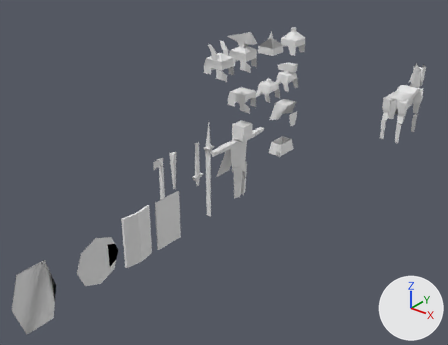
One commit to the FBX model Assets/RomeVsBarbarians2/Models/OptimizedUnitHorhse_v3.fbx: the scene before it, then after it.
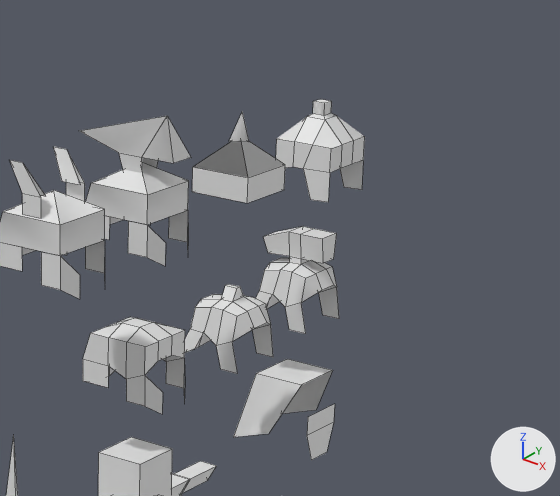
There are two pictures of each version: one whole from a 50 mm lens placed at (7.51, -7.84, 6.65), pointed at (0.08, 1.44, 0.89), one close up on the part from 46% to 80% of the width and 0% to 40% of the height. Every picture has the same lights, and +X, +Y and +Z are marked at lower right. The first two pictures are the older version. The close-ups show mesh edges as thin lines. Where no turn or scale is listed for an object, it has been applied to the vertices.
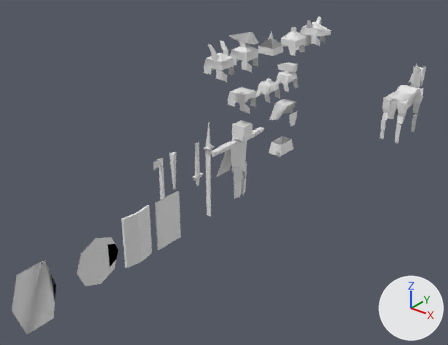
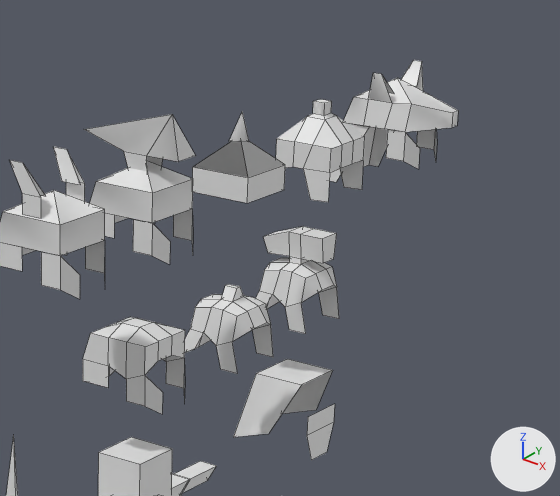
Pixel boxes (x1, y1, x2, y2) of what changed, in the close-ups (560 x 496 px):
'Cube.017', moved: before (80, 116, 191, 266); after (84, 114, 195, 264)
'Cube.038', added: after (329, 60, 458, 182)

The change in detail:
Mesh me_cube_037 is new.
It has 45 vertices, 25 faces and spans x -0.344..0.425, y -0.259..0.259, z -0.403..0.336.
Object 'Cube.017' (ob_cube_017) moves from (0.016, 2.178, 3.215) to (0.016, 2.222, 3.215).
Object 'Cube.038' (ob_cube_038) is new; it shows me_cube_037.
Its location is (0.016, 4.92, 3.215).
